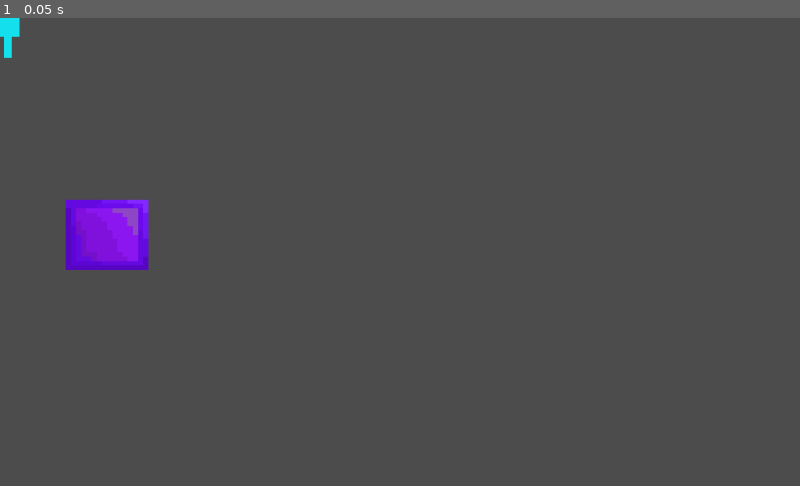
Above: before the commit, frame 1.
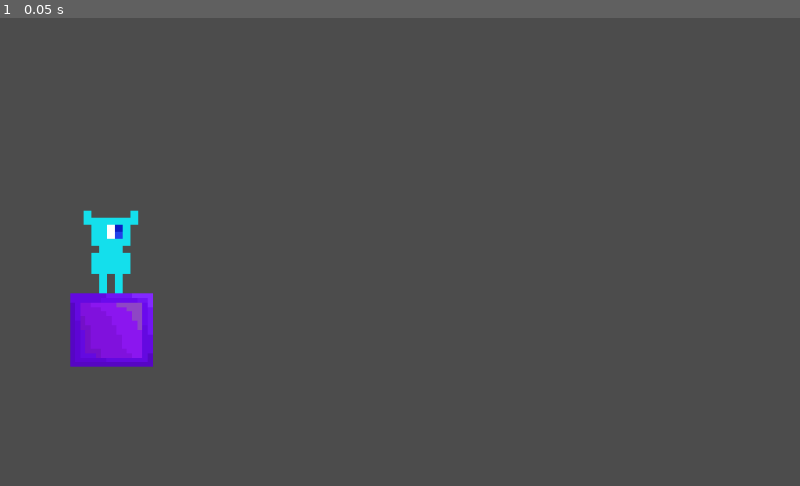
Above: after the commit, the same moment.

Repository: dan11l1324689/proekt
Game: Godot game, scene res://Node2D.tscn
Same seed, same stepped clock (60 frames per second), same inputs: the game is played once before the commit and once after it.
Inputs:
- Up to frame 1 (0.05 s): no input

The runs differ from the first frame. In frame 1, 3.5% of the frame differs, in the area x 0-20%, y 0-75%.

Commit message:
Add files via upload

Diff:
--- a/платформер/Node2D.tscn
+++ b/платформер/Node2D.tscn
@@ -7,9 +7,10 @@
 [node name="Node2D" type="Node2D"]
 
 [node name="player" parent="." instance=ExtResource( 2 )]
+position = Vector2( 141.421, 304.056 )
 script = ExtResource( 3 )
 
 [node name="платформа" type="Sprite" parent="."]
-position = Vector2( 136.937, 277.758 )
-scale = Vector2( 6.6235, 5.62493 )
+position = Vector2( 142.549, 400.106 )
+scale = Vector2( 6.6235, 5.90554 )
 texture = ExtResource( 1 )
--- /dev/null
+++ b/платформер/platform.tscn
@@ -0,0 +1,15 @@
+[gd_scene load_steps=3 format=2]
+
+[ext_resource path="res://платформа.png" type="Texture" id=1]
+
+[sub_resource type="RectangleShape2D" id=1]
+extents = Vector2( 79.9691, 80.1396 )
+
+[node name="StaticBody2D" type="StaticBody2D"]
+
+[node name="платформа" type="Sprite" parent="."]
+scale = Vector2( 10, 10 )
+texture = ExtResource( 1 )
+
+[node name="CollisionShape2D" type="CollisionShape2D" parent="."]
+shape = SubResource( 1 )
--- a/платформер/player.gd
+++ b/платформер/player.gd
@@ -1,14 +1,9 @@
 extends KinematicBody2D
 
+var vert_move=0
 
-# Declare member variables here. Examples:
-# var a = 2
-# var b = "text"
-
-
-# Called when the node enters the scene tree for the first time.
-func _ready():
-	pass # Replace with function body.
-
-func _input(event):
-	print(event.as_text())
+func _physics_process(delta):
+	var accel=Vector2()
+	accel.x += 1 if Input.is_action_pressed("right") else 0
+	accel.x -= 1 if Input.is_action_pressed("left") else 0
+	vert_move=-300 if Input.is_action_pressed("fump") else vert_move + 9.6 * delta
--- a/платформер/player.tscn
+++ b/платформер/player.tscn
@@ -1,11 +1,13 @@
-[gd_scene load_steps=3 format=2]
+[gd_scene load_steps=4 format=2]
 
 [ext_resource path="res://пп.png" type="Texture" id=1]
+[ext_resource path="res://player.gd" type="Script" id=2]
 
 [sub_resource type="RectangleShape2D" id=1]
-extents = Vector2( 38.9557, 55.4467 )
+extents = Vector2( 35.5097, 53.7974 )
 
 [node name="player" type="KinematicBody2D"]
+script = ExtResource( 2 )
 
 [node name="Sprite" type="Sprite" parent="."]
 position = Vector2( 10.3451, -7.65857 )
@@ -13,5 +15,5 @@
 texture = ExtResource( 1 )
 
 [node name="CollisionShape2D" type="CollisionShape2D" parent="."]
-position = Vector2( 1.1225, -4.48987 )
+position = Vector2( 0.609011, -3.55741 )
 shape = SubResource( 1 )
